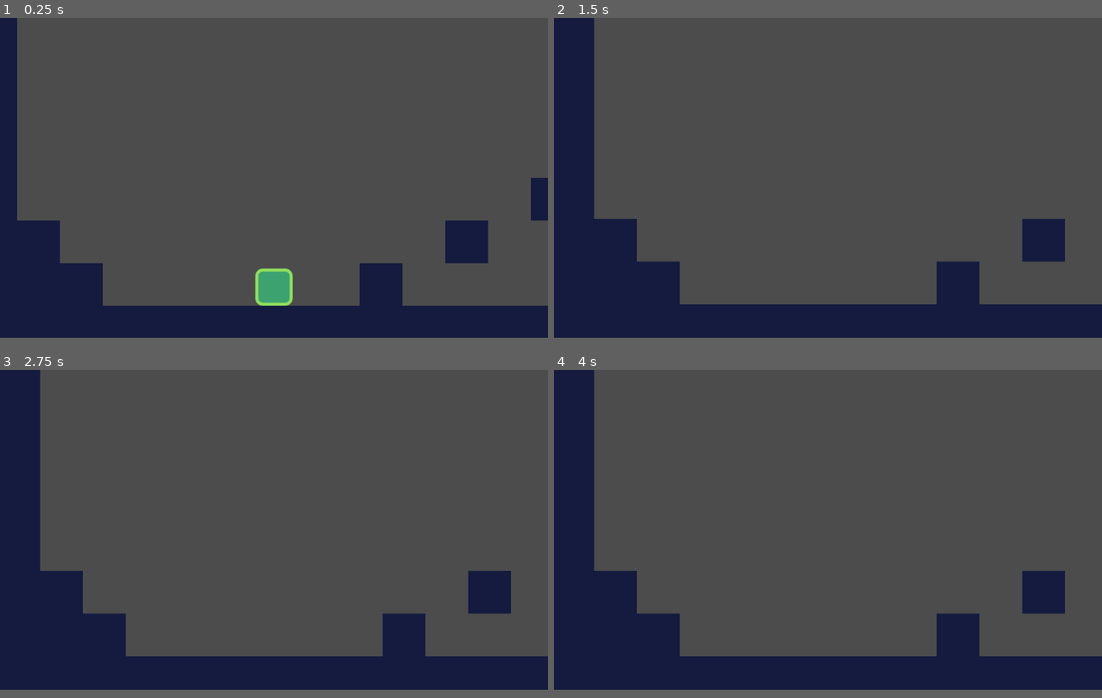
Above: before the commit, frames 1-4 (two rows, left to right).
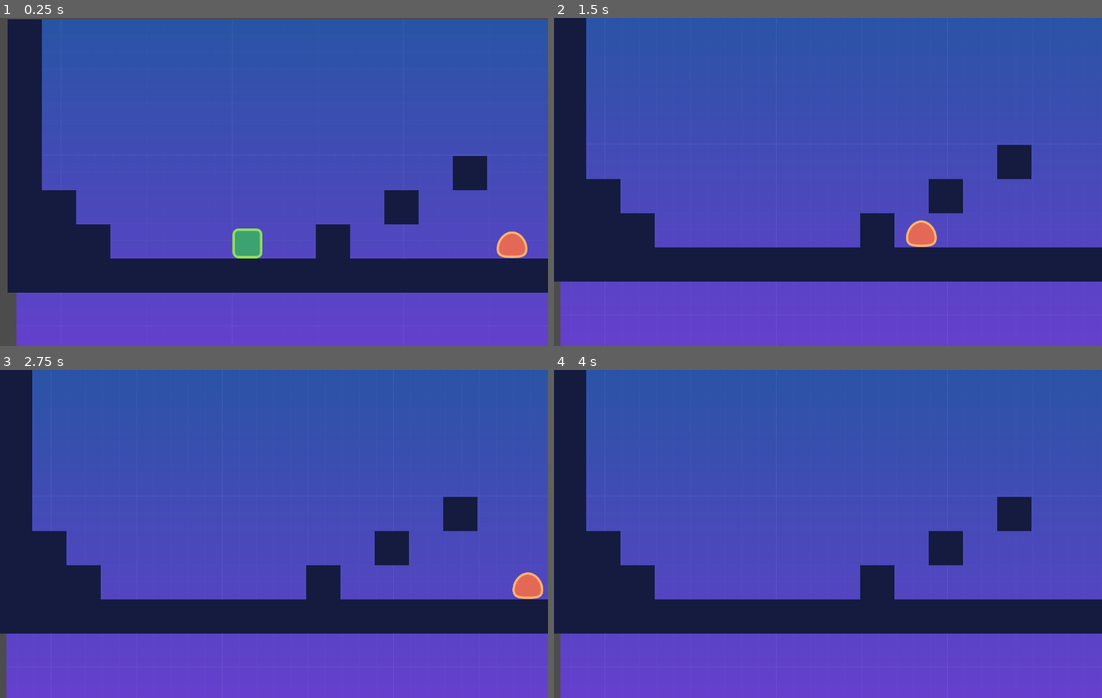
Above: after the commit, the same moments.

Repository: Azzamubaidillah/Platformer-game
Game: Godot game, scene res://src/levels/LevelTemplate.tscn
Same seed, same stepped clock (60 frames per second), same inputs: the game is played once before the commit and once after it. The project has no main scene, so this scene is started directly.
Inputs:
- Up to frame 1 (0.25 s): no input
- Up to frame 2 (1.5 s): hold D (move_right) from 0.53 s (still down); tap W (jump) at 0.77 s
- Up to frame 3 (2.75 s): tap W (jump) at 1.52 s; release D (move_right) at 2.03 s; hold A (move_left) from 2.03 s (still down)
- Up to frame 4 (4 s): release A (move_left) at 2.78 s; hold D (move_right) from 2.78 s (still down); tap W (jump) at 3.02, 3.77 s; tap Enter at 3.5 s
In our replay, the window is 800x468 before the commit and 800x480 after it. These sizes can differ from the game's own. Grey fills any space a smaller window leaves; there, only what the larger window draws over its background counts as a difference.

The runs differ from the first frame. In frame 1, 92% of the frame differs, in the area x 0-100%, y 0-100%; in frame 2, 90%; in frame 3, 90%; in frame 4, 90%.

Commit message:
resize game resolution and get background

Diff:
--- a/platformer/project.godot
+++ b/platformer/project.godot
@@ -22,6 +22,11 @@
 
 config/name="platformer"
 config/icon="res://icon.png"
+
+[display]
+
+window/size/width=1280
+window/size/height=768
 
 [input]
 
--- a/platformer/src/levels/LevelTemplate.tscn
+++ b/platformer/src/levels/LevelTemplate.tscn
@@ -1,7 +1,8 @@
-[gd_scene load_steps=6 format=2]
+[gd_scene load_steps=7 format=2]
 
 [ext_resource path="res://asset/tileset.png" type="Texture" id=1]
 [ext_resource path="res://src/actors/player.tscn" type="PackedScene" id=2]
+[ext_resource path="res://asset/background.png" type="Texture" id=3]
 [ext_resource path="res://src/actors/enemy.tscn" type="PackedScene" id=4]
 
 [sub_resource type="ConvexPolygonShape2D" id=3]
@@ -42,6 +43,14 @@
 [node name="LevelTemplate" type="Node2D"]
 position = Vector2( 15, -23 )
 
+[node name="background" type="TextureRect" parent="."]
+margin_right = 1920.0
+margin_bottom = 1080.0
+texture = ExtResource( 3 )
+__meta__ = {
+"_edit_use_anchors_": false
+}
+
 [node name="TileMap" type="TileMap" parent="."]
 position = Vector2( 300, 0 )
 tile_set = SubResource( 2 )
